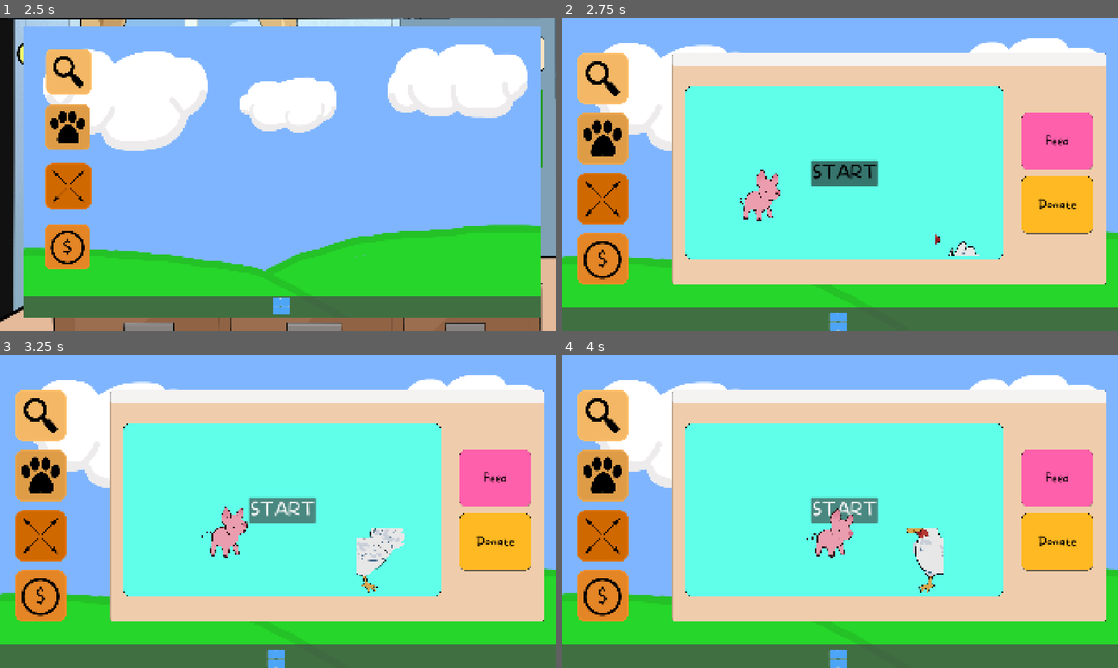
Above: before the commit, frames 1-4 (two rows, left to right).
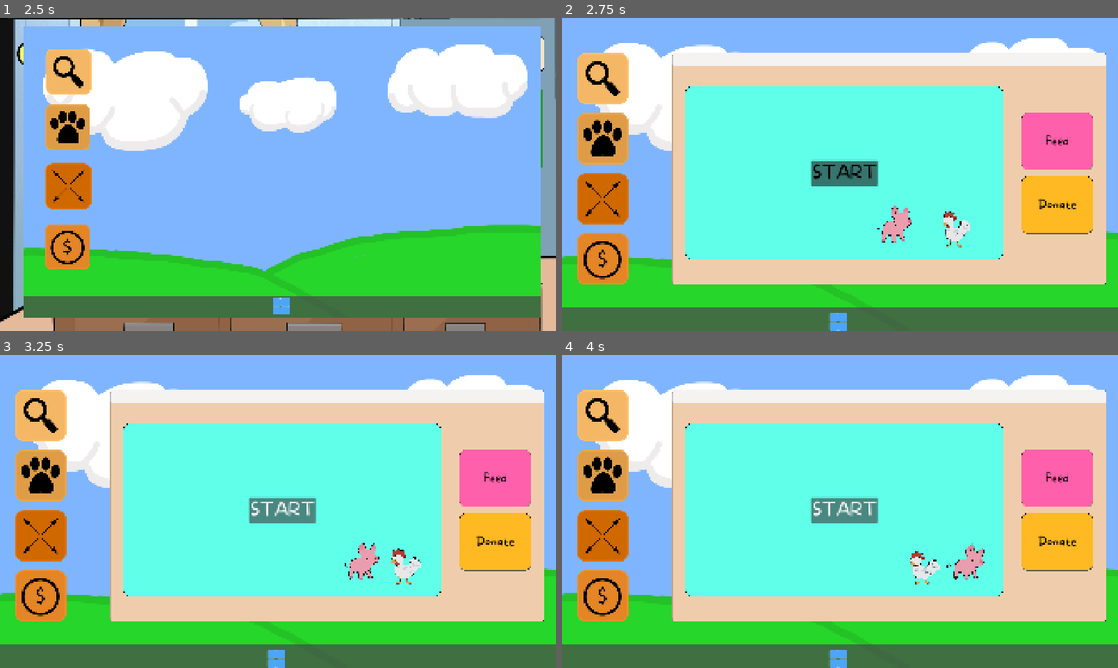
Above: after the commit, the same moments.

Repository: Gray-Alec58/gam-capstone
Game: Godot game, scene res://Scenes/start_screen.tscn
Same seed, same stepped clock (60 frames per second), same inputs: the game is played once before the commit and once after it.
Inputs:
- Up to frame 1 (2.5 s): click "START" at 0.5 s; click "MENU" at 1.25 s; click "SETTINGS" at 2 s
- Up to frame 2 (2.75 s): no input
- Up to frame 3 (3.25 s): click "START" at 2.75 s
- Up to frame 4 (4 s): click "START" at 3.5 s

Frame 1 is identical in both runs. In frame 2, 1.4% of the frame differs, in the area x 32-76%, y 48-76%; in frame 3, 2.0%, in the area x 36-76%, y 48-76%; in frame 4, 1.8%.

Commit message:
10/27 Gray
checking pig animation

Diff:
--- a/Scenes/computer_screen.tscn
+++ b/Scenes/computer_screen.tscn
@@ -113,87 +113,59 @@
 texture_margin_right = 10.0
 texture_margin_bottom = 10.0
 
-[sub_resource type="AtlasTexture" id="AtlasTexture_4gqgv"]
+[sub_resource type="AtlasTexture" id="AtlasTexture_nr7wr"]
 atlas = ExtResource("48_nr7wr")
-region = Rect2(0, 0, 2058, 2106)
-
-[sub_resource type="AtlasTexture" id="AtlasTexture_m8ysh"]
+region = Rect2(0, 0, 2001, 2001)
+
+[sub_resource type="AtlasTexture" id="AtlasTexture_tkcql"]
 atlas = ExtResource("48_nr7wr")
-region = Rect2(2058, 0, 2058, 2106)
-
-[sub_resource type="AtlasTexture" id="AtlasTexture_ordwh"]
+region = Rect2(2001, 0, 2001, 2001)
+
+[sub_resource type="AtlasTexture" id="AtlasTexture_c71i5"]
 atlas = ExtResource("48_nr7wr")
-region = Rect2(4116, 0, 2058, 2106)
-
-[sub_resource type="AtlasTexture" id="AtlasTexture_ynrv6"]
+region = Rect2(4002, 0, 2001, 2001)
+
+[sub_resource type="AtlasTexture" id="AtlasTexture_rbkt3"]
 atlas = ExtResource("48_nr7wr")
-region = Rect2(6174, 0, 2058, 2106)
-
-[sub_resource type="AtlasTexture" id="AtlasTexture_0nwis"]
+region = Rect2(0, 2001, 2001, 2001)
+
+[sub_resource type="AtlasTexture" id="AtlasTexture_x8oo3"]
 atlas = ExtResource("48_nr7wr")
-region = Rect2(0, 2106, 2058, 2106)
-
-[sub_resource type="AtlasTexture" id="AtlasTexture_hta31"]
+region = Rect2(2001, 2001, 2001, 2001)
+
+[sub_resource type="AtlasTexture" id="AtlasTexture_q16fu"]
 atlas = ExtResource("48_nr7wr")
-region = Rect2(2058, 2106, 2058, 2106)
-
-[sub_resource type="AtlasTexture" id="AtlasTexture_7dk7k"]
+region = Rect2(4002, 2001, 2001, 2001)
+
+[sub_resource type="AtlasTexture" id="AtlasTexture_daa0c"]
 atlas = ExtResource("48_nr7wr")
-region = Rect2(4116, 2106, 2058, 2106)
-
-[sub_resource type="AtlasTexture" id="AtlasTexture_m833q"]
+region = Rect2(0, 4002, 2001, 2001)
+
+[sub_resource type="AtlasTexture" id="AtlasTexture_q8i0n"]
 atlas = ExtResource("48_nr7wr")
-region = Rect2(6174, 2106, 2058, 2106)
-
-[sub_resource type="AtlasTexture" id="AtlasTexture_12ia8"]
+region = Rect2(2001, 4002, 2001, 2001)
+
+[sub_resource type="AtlasTexture" id="AtlasTexture_kcmml"]
 atlas = ExtResource("48_nr7wr")
-region = Rect2(0, 4212, 2058, 2106)
-
-[sub_resource type="AtlasTexture" id="AtlasTexture_kt8s7"]
-atlas = ExtResource("48_nr7wr")
-region = Rect2(2058, 4212, 2058, 2106)
-
-[sub_resource type="AtlasTexture" id="AtlasTexture_1mik0"]
-atlas = ExtResource("48_nr7wr")
-region = Rect2(4116, 4212, 2058, 2106)
-
-[sub_resource type="AtlasTexture" id="AtlasTexture_004vr"]
-atlas = ExtResource("48_nr7wr")
-region = Rect2(6174, 4212, 2058, 2106)
-
-[sub_resource type="AtlasTexture" id="AtlasTexture_royim"]
-atlas = ExtResource("48_nr7wr")
-region = Rect2(0, 6318, 2058, 2106)
-
-[sub_resource type="AtlasTexture" id="AtlasTexture_fent5"]
-atlas = ExtResource("48_nr7wr")
-region = Rect2(2058, 6318, 2058, 2106)
-
-[sub_resource type="AtlasTexture" id="AtlasTexture_u6dsx"]
-atlas = ExtResource("48_nr7wr")
-region = Rect2(4116, 6318, 2058, 2106)
-
-[sub_resource type="AtlasTexture" id="AtlasTexture_7sbmr"]
-atlas = ExtResource("48_nr7wr")
-region = Rect2(6174, 6318, 2058, 2106)
-
-[sub_resource type="AtlasTexture" id="AtlasTexture_daa0c"]
+region = Rect2(4002, 4002, 2001, 2001)
+
+[sub_resource type="AtlasTexture" id="AtlasTexture_mkcdy"]
 atlas = ExtResource("50_x0hwp")
 region = Rect2(0, 0, 1435, 1093)
 
-[sub_resource type="AtlasTexture" id="AtlasTexture_q8i0n"]
+[sub_resource type="AtlasTexture" id="AtlasTexture_vbord"]
 atlas = ExtResource("50_x0hwp")
 region = Rect2(1435, 0, 1435, 1093)
 
-[sub_resource type="AtlasTexture" id="AtlasTexture_kcmml"]
+[sub_resource type="AtlasTexture" id="AtlasTexture_4gqgv"]
 atlas = ExtResource("50_x0hwp")
 region = Rect2(2870, 0, 1435, 1093)
 
-[sub_resource type="AtlasTexture" id="AtlasTexture_mkcdy"]
+[sub_resource type="AtlasTexture" id="AtlasTexture_m8ysh"]
 atlas = ExtResource("50_x0hwp")
 region = Rect2(0, 1093, 1435, 1093)
 
-[sub_resource type="AtlasTexture" id="AtlasTexture_vbord"]
+[sub_resource type="AtlasTexture" id="AtlasTexture_ordwh"]
 atlas = ExtResource("50_x0hwp")
 region = Rect2(1435, 1093, 1435, 1093)
 
@@ -201,52 +173,31 @@
 animations = [{
 "frames": [{
 "duration": 1.0,
-"texture": SubResource("AtlasTexture_4gqgv")
-}, {
-"duration": 1.0,
-"texture": SubResource("AtlasTexture_m8ysh")
-}, {
-"duration": 1.0,
-"texture": SubResource("AtlasTexture_ordwh")
-}, {
-"duration": 1.0,
-"texture": SubResource("AtlasTexture_ynrv6")
-}, {
-"duration": 1.0,
-"texture": SubResource("AtlasTexture_0nwis")
-}, {
-"duration": 1.0,
-"texture": SubResource("AtlasTexture_hta31")
-}, {
-"duration": 1.0,
-"texture": SubResource("AtlasTexture_7dk7k")
-}, {
-"duration": 1.0,
-"texture": SubResource("AtlasTexture_m833q")
-}, {
-"duration": 1.0,
-"texture": SubResource("AtlasTexture_12ia8")
-}, {
-"duration": 1.0,
-"texture": SubResource("AtlasTexture_kt8s7")
-}, {
-"duration": 1.0,
-"texture": SubResource("AtlasTexture_1mik0")
-}, {
-"duration": 1.0,
-"texture": SubResource("AtlasTexture_004vr")
-}, {
-"duration": 1.0,
-"texture": SubResource("AtlasTexture_royim")
-}, {
-"duration": 1.0,
-"texture": SubResource("AtlasTexture_fent5")
-}, {
-"duration": 1.0,
-"texture": SubResource("AtlasTexture_u6dsx")
-}, {
-"duration": 1.0,
-"texture": SubResource("AtlasTexture_7sbmr")
+"texture": SubResource("AtlasTexture_nr7wr")
+}, {
+"duration": 1.0,
+"texture": SubResource("AtlasTexture_tkcql")
+}, {
+"duration": 1.0,
+"texture": SubResource("AtlasTexture_c71i5")
+}, {
+"duration": 1.0,
+"texture": SubResource("AtlasTexture_rbkt3")
+}, {
+"duration": 1.0,
+"texture": SubResource("AtlasTexture_x8oo3")
+}, {
+"duration": 1.0,
+"texture": SubResource("AtlasTexture_q16fu")
+}, {
+"duration": 1.0,
+"texture": SubResource("AtlasTexture_daa0c")
+}, {
+"duration": 1.0,
+"texture": SubResource("AtlasTexture_q8i0n")
+}, {
+"duration": 1.0,
+"texture": SubResource("AtlasTexture_kcmml")
 }],
 "loop": 1,
 "name": &"eat",
@@ -254,62 +205,69 @@
 }, {
 "frames": [{
 "duration": 1.0,
-"texture": SubResource("AtlasTexture_daa0c")
-}, {
-"duration": 1.0,
-"texture": SubResource("AtlasTexture_q8i0n")
-}, {
-"duration": 1.0,
-"texture": SubResource("AtlasTexture_kcmml")
-}, {
-"duration": 1.0,
 "texture": SubResource("AtlasTexture_mkcdy")
 }, {
 "duration": 1.0,
 "texture": SubResource("AtlasTexture_vbord")
+}, {
+"duration": 1.0,
+"texture": SubResource("AtlasTexture_4gqgv")
+}, {
+"duration": 1.0,
+"texture": SubResource("AtlasTexture_m8ysh")
+}, {
+"duration": 1.0,
+"texture": SubResource("AtlasTexture_ordwh")
 }],
 "loop": 1,
 "name": &"idle",
 "speed": 5.0
 }]
 
-[sub_resource type="AtlasTexture" id="AtlasTexture_tkcql"]
+[sub_resource type="AtlasTexture" id="AtlasTexture_ynrv6"]
 atlas = ExtResource("48_bjoxt")
-region = Rect2(0, 0, 1001, 1001)
-
-[sub_resource type="AtlasTexture" id="AtlasTexture_c71i5"]
+region = Rect2(0, 0, 2001, 2001)
+
+[sub_resource type="AtlasTexture" id="AtlasTexture_0nwis"]
 atlas = ExtResource("48_bjoxt")
-region = Rect2(1001, 0, 1001, 1001)
-
-[sub_resource type="AtlasTexture" id="AtlasTexture_rbkt3"]
+region = Rect2(2001, 0, 2001, 2001)
+
+[sub_resource type="AtlasTexture" id="AtlasTexture_hta31"]
 atlas = ExtResource("48_bjoxt")
-region = Rect2(2002, 0, 1001, 1001)
-
-[sub_resource type="AtlasTexture" id="AtlasTexture_x8oo3"]
+region = Rect2(4002, 0, 2001, 2001)
+
+[sub_resource type="AtlasTexture" id="AtlasTexture_7dk7k"]
 atlas = ExtResource("48_bjoxt")
-region = Rect2(0, 1001, 1001, 1001)
-
-[sub_resource type="AtlasTexture" id="AtlasTexture_q16fu"]
+region = Rect2(0, 2001, 2001, 2001)
+
+[sub_resource type="AtlasTexture" id="AtlasTexture_m833q"]
 atlas = ExtResource("48_bjoxt")
-region = Rect2(1001, 1001, 1001, 1001)
+region = Rect2(2001, 2001, 2001, 2001)
+
+[sub_resource type="AtlasTexture" id="AtlasTexture_12ia8"]
+atlas = ExtResource("48_bjoxt")
+region = Rect2(4002, 2001, 2001, 2001)
 
 [sub_resource type="SpriteFrames" id="SpriteFrames_n8b2h"]
 animations = [{
 "frames": [{
 "duration": 1.0,
-"texture": SubResource("AtlasTexture_tkcql")
-}, {
-"duration": 1.0,
-"texture": SubResource("AtlasTexture_c71i5")
-}, {
-"duration": 1.0,
-"texture": SubResource("AtlasTexture_rbkt3")
-}, {
-"duration": 1.0,
-"texture": SubResource("AtlasTexture_x8oo3")
-}, {
-"duration": 1.0,
-"texture": SubResource("AtlasTexture_q16fu")
+"texture": SubResource("AtlasTexture_ynrv6")
+}, {
+"duration": 1.0,
+"texture": SubResource("AtlasTexture_0nwis")
+}, {
+"duration": 1.0,
+"texture": SubResource("AtlasTexture_hta31")
+}, {
+"duration": 1.0,
+"texture": SubResource("AtlasTexture_7dk7k")
+}, {
+"duration": 1.0,
+"texture": SubResource("AtlasTexture_m833q")
+}, {
+"duration": 1.0,
+"texture": SubResource("AtlasTexture_12ia8")
 }],
 "loop": 1,
 "name": &"idle",
@@ -1333,18 +1291,17 @@
 
 [node name="PigSprite" type="AnimatedSprite2D" parent="FullScreenContainer/FundraiseWindow/NinePatchRect/MarginContainer/LeftStreamContainer/LiveStreamWindow" unique_id=1531528345]
 unique_name_in_owner = true
-position = Vector2(225.99998, 378)
-scale = Vector2(0.16067421, 0.17482907)
+position = Vector2(691, 478)
+scale = Vector2(0.13, 0.13)
 sprite_frames = SubResource("SpriteFrames_ygkgy")
-animation = &"eat"
-frame = 9
-frame_progress = 0.5782522
+animation = &"idle"
+frame_progress = 0.6811804
 script = ExtResource("51_nr7wr")
 
 [node name="ChickenSprite" type="AnimatedSprite2D" parent="FullScreenContainer/FundraiseWindow/NinePatchRect/MarginContainer/LeftStreamContainer/LiveStreamWindow" unique_id=724612624]
 unique_name_in_owner = true
-position = Vector2(942.3594, 474.70316)
-scale = Vector2(0.23504625, 0.22717912)
+position = Vector2(895, 478)
+scale = Vector2(0.08, 0.08)
 sprite_frames = SubResource("SpriteFrames_n8b2h")
 animation = &"idle"
 script = ExtResource("49_ik20o")
